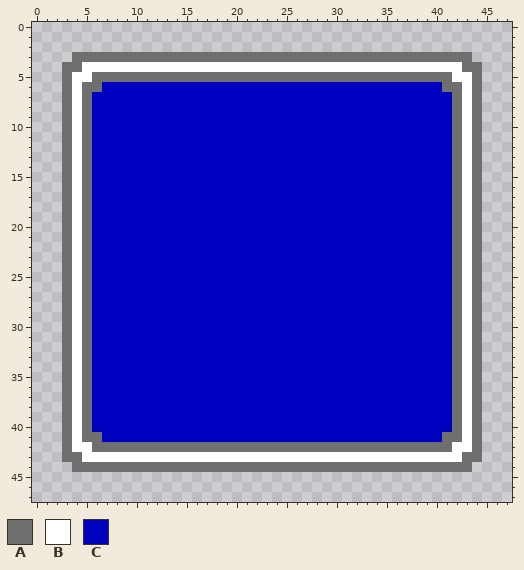
Edited in one commit: pixel-art sprite (data/windowTileset.png). Above: the version before the commit.
The file is 48x48 pixels.
Palette (. is transparent): A #6f6f6f  B #ffffff  C #0000c0
Pixels before, first column x 3:
 3 .AAAAAAAAAAAAAAAAAAAAAAAAAAAAAAAAAAAAAAAA.
 4 AABBBBBBBBBBBBBBBBBBBBBBBBBBBBBBBBBBBBBBAA
 5 ABBAAAAAAAAAAAAAAAAAAAAAAAAAAAAAAAAAAAABBA
 6 ABAACCCCCCCCCCCCCCCCCCCCCCCCCCCCCCCCCCAABA
 7 ABACCCCCCCCCCCCCCCCCCCCCCCCCCCCCCCCCCCCABA
 8 ABACCCCCCCCCCCCCCCCCCCCCCCCCCCCCCCCCCCCABA
 9 ABACCCCCCCCCCCCCCCCCCCCCCCCCCCCCCCCCCCCABA
10 ABACCCCCCCCCCCCCCCCCCCCCCCCCCCCCCCCCCCCABA
11 ABACCCCCCCCCCCCCCCCCCCCCCCCCCCCCCCCCCCCABA
12 ABACCCCCCCCCCCCCCCCCCCCCCCCCCCCCCCCCCCCABA
13 ABACCCCCCCCCCCCCCCCCCCCCCCCCCCCCCCCCCCCABA
14 ABACCCCCCCCCCCCCCCCCCCCCCCCCCCCCCCCCCCCABA
15 ABACCCCCCCCCCCCCCCCCCCCCCCCCCCCCCCCCCCCABA
16 ABACCCCCCCCCCCCCCCCCCCCCCCCCCCCCCCCCCCCABA
17 ABACCCCCCCCCCCCCCCCCCCCCCCCCCCCCCCCCCCCABA
18 ABACCCCCCCCCCCCCCCCCCCCCCCCCCCCCCCCCCCCABA
19 ABACCCCCCCCCCCCCCCCCCCCCCCCCCCCCCCCCCCCABA
20 ABACCCCCCCCCCCCCCCCCCCCCCCCCCCCCCCCCCCCABA
21 ABACCCCCCCCCCCCCCCCCCCCCCCCCCCCCCCCCCCCABA
22 ABACCCCCCCCCCCCCCCCCCCCCCCCCCCCCCCCCCCCABA
23 ABACCCCCCCCCCCCCCCCCCCCCCCCCCCCCCCCCCCCABA
24 ABACCCCCCCCCCCCCCCCCCCCCCCCCCCCCCCCCCCCABA
25 ABACCCCCCCCCCCCCCCCCCCCCCCCCCCCCCCCCCCCABA
26 ABACCCCCCCCCCCCCCCCCCCCCCCCCCCCCCCCCCCCABA
27 ABACCCCCCCCCCCCCCCCCCCCCCCCCCCCCCCCCCCCABA
28 ABACCCCCCCCCCCCCCCCCCCCCCCCCCCCCCCCCCCCABA
29 ABACCCCCCCCCCCCCCCCCCCCCCCCCCCCCCCCCCCCABA
30 ABACCCCCCCCCCCCCCCCCCCCCCCCCCCCCCCCCCCCABA
31 ABACCCCCCCCCCCCCCCCCCCCCCCCCCCCCCCCCCCCABA
32 ABACCCCCCCCCCCCCCCCCCCCCCCCCCCCCCCCCCCCABA
33 ABACCCCCCCCCCCCCCCCCCCCCCCCCCCCCCCCCCCCABA
34 ABACCCCCCCCCCCCCCCCCCCCCCCCCCCCCCCCCCCCABA
35 ABACCCCCCCCCCCCCCCCCCCCCCCCCCCCCCCCCCCCABA
36 ABACCCCCCCCCCCCCCCCCCCCCCCCCCCCCCCCCCCCABA
37 ABACCCCCCCCCCCCCCCCCCCCCCCCCCCCCCCCCCCCABA
38 ABACCCCCCCCCCCCCCCCCCCCCCCCCCCCCCCCCCCCABA
39 ABACCCCCCCCCCCCCCCCCCCCCCCCCCCCCCCCCCCCABA
40 ABACCCCCCCCCCCCCCCCCCCCCCCCCCCCCCCCCCCCABA
41 ABAACCCCCCCCCCCCCCCCCCCCCCCCCCCCCCCCCCAABA
42 ABBAAAAAAAAAAAAAAAAAAAAAAAAAAAAAAAAAAAABBA
43 AABBBBBBBBBBBBBBBBBBBBBBBBBBBBBBBBBBBBBBAA
44 .AAAAAAAAAAAAAAAAAAAAAAAAAAAAAAAAAAAAAAAA.
The result:
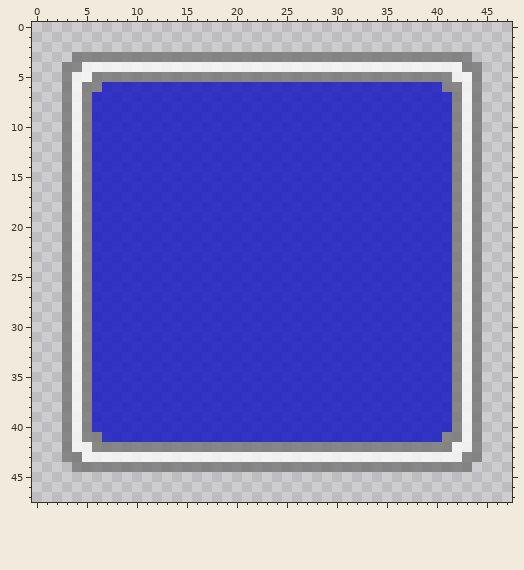
Change:
colour A: #6f6f6f -> #6f6f6fbf
colour B: #ffffff -> #ffffffbf
colour C: #0000c0 -> #0000c0bf
